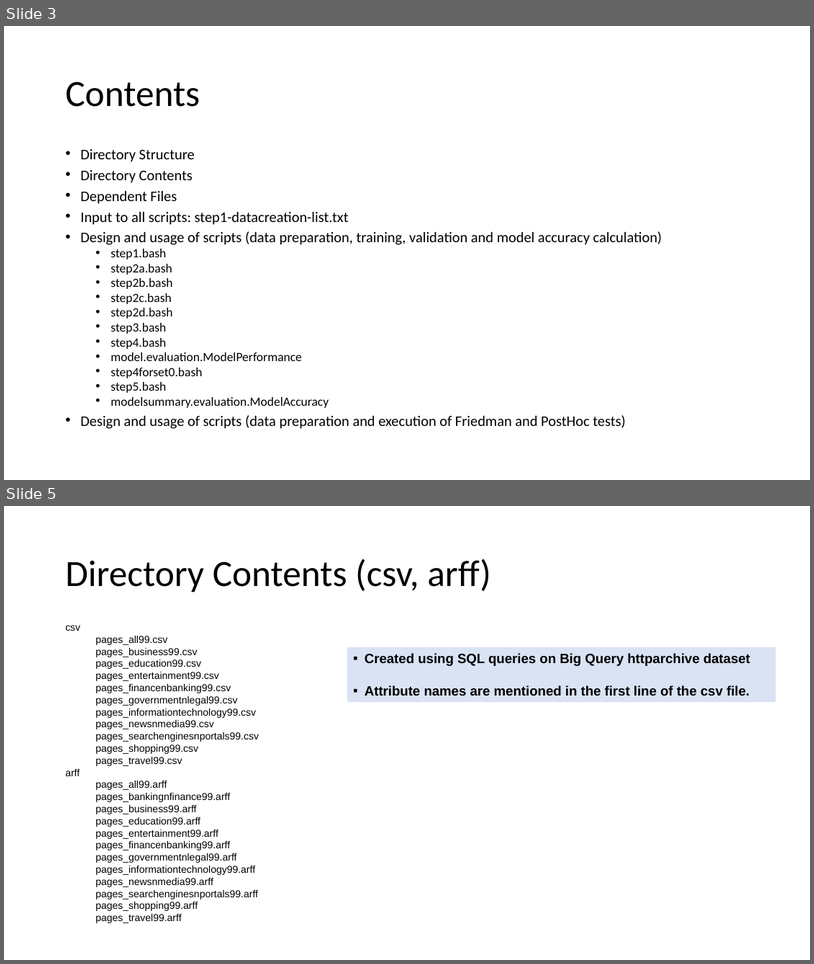
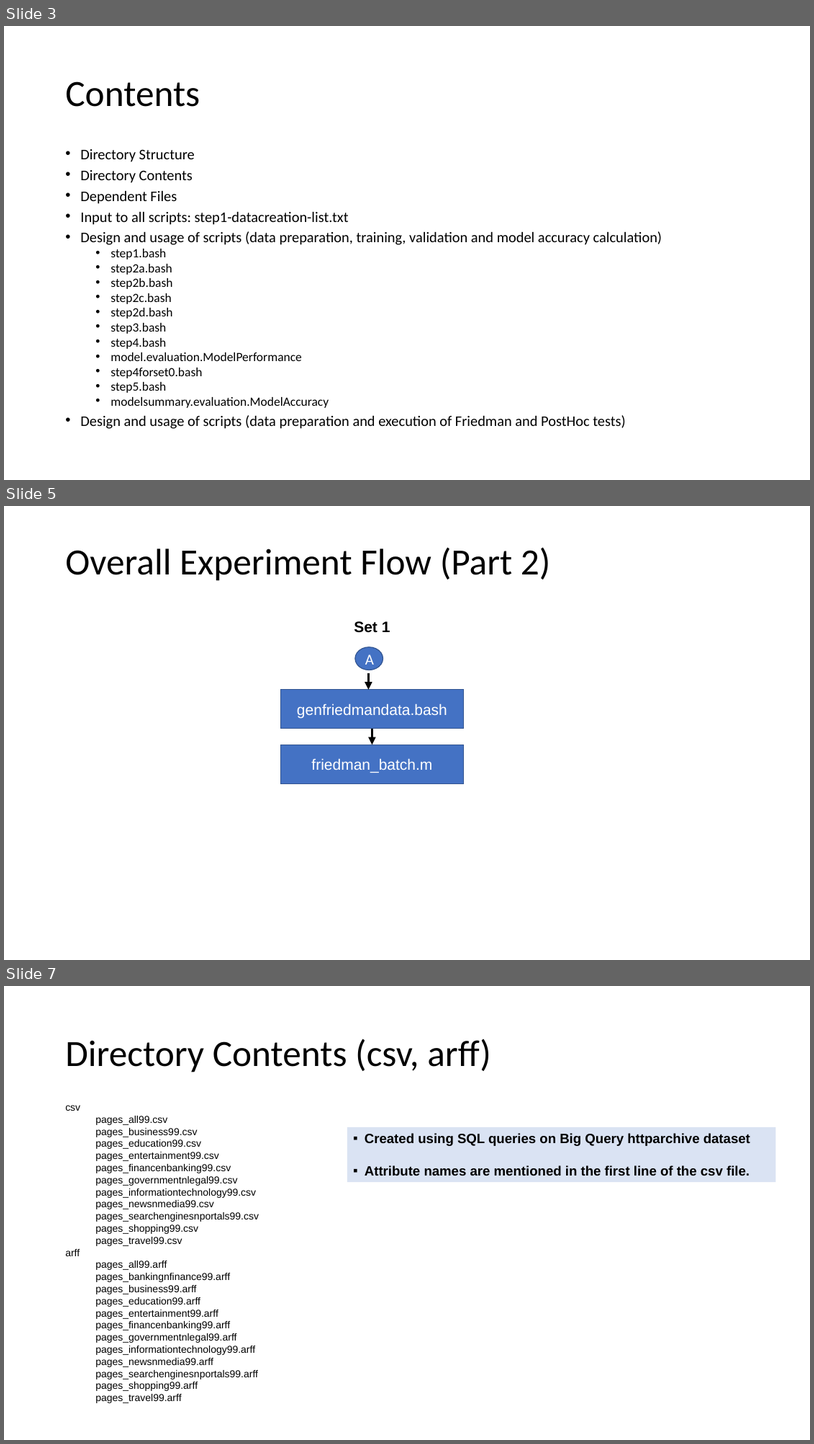
Before and after one commit to predmodelswebpage/mlt, a slide deck: Performance Evaluation of MLT in Web Page Load Time Prediction - Datasets and Scripts.pptx. Shown one above the other, each under a label of ours: slides 3 and 5 before the commit, slides 3, 5 and 7 after it; the slides between them are not shown. The pictures are 814x964 and 814x1444 pixels, drawn with LibreOffice and Linux fonts; fonts in the diff are those of the drawing. Boxes give left, top, right and bottom in pixels: in the first picture for what was removed or moved away, otherwise in the second. Text is boxed around its words. In the diff, an @@ line names an element or a change of style, - is before the commit and + after.

```diff
--- a/Performance Evaluation of MLT in Web Page Load Time Prediction - Datasets and Scripts.pptx
+++ b/Performance Evaluation of MLT in Web Page Load Time Prediction - Datasets and Scripts.pptx
@@ slide 5 added at [4, 506, 810, 960], background #FFFFFF @@
@@ title added at [65, 547, 551, 581], 44 pt, text #000000 @@
+Overall Experiment Flow (Part 2)
@@ text added at [354, 621, 391, 633], 18 pt, text #000000, bold @@
+Set 1
@@ ellipse added at [355, 647, 383, 670], fill #4472C4, outline #325491 1 pt, 18 pt, text #FFFFFF @@
+A
@@ arrow added from (369, 673) to (369, 690), #000000 3 pt @@
@@ rectangle added at [281, 690, 464, 728], fill #4472C4, outline #325491 1 pt, 18 pt, text #FFFFFF @@
+genfriedmandata.bash
@@ arrow added from (373, 728) to (373, 744), #000000 3 pt @@
@@ rectangle added at [281, 744, 464, 783], fill #4472C4, outline #325491 1 pt, 18 pt, text #FFFFFF @@
+friedman_batch.m
@@ what was slide 5 is now slide 7 @@
```
Also in this commit, not shown: 9 slides changed, 1 other slide added, 1 other file.
